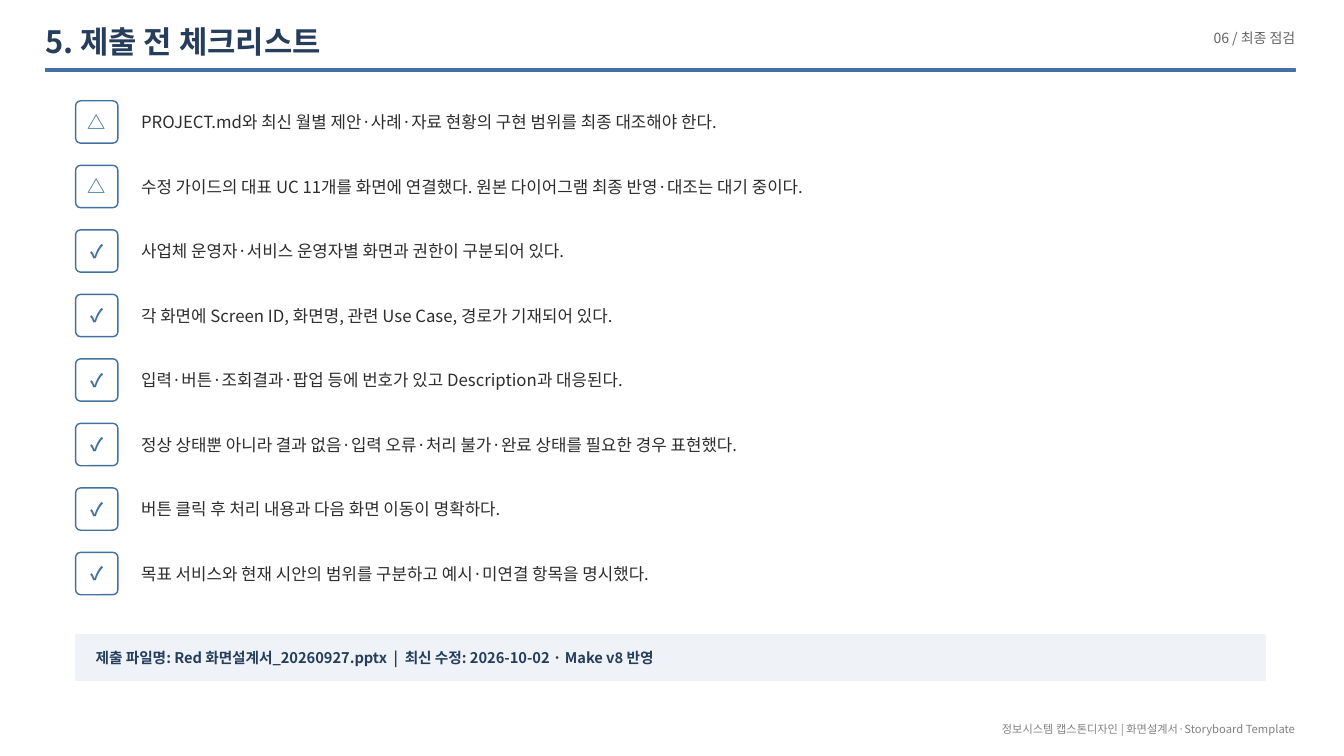
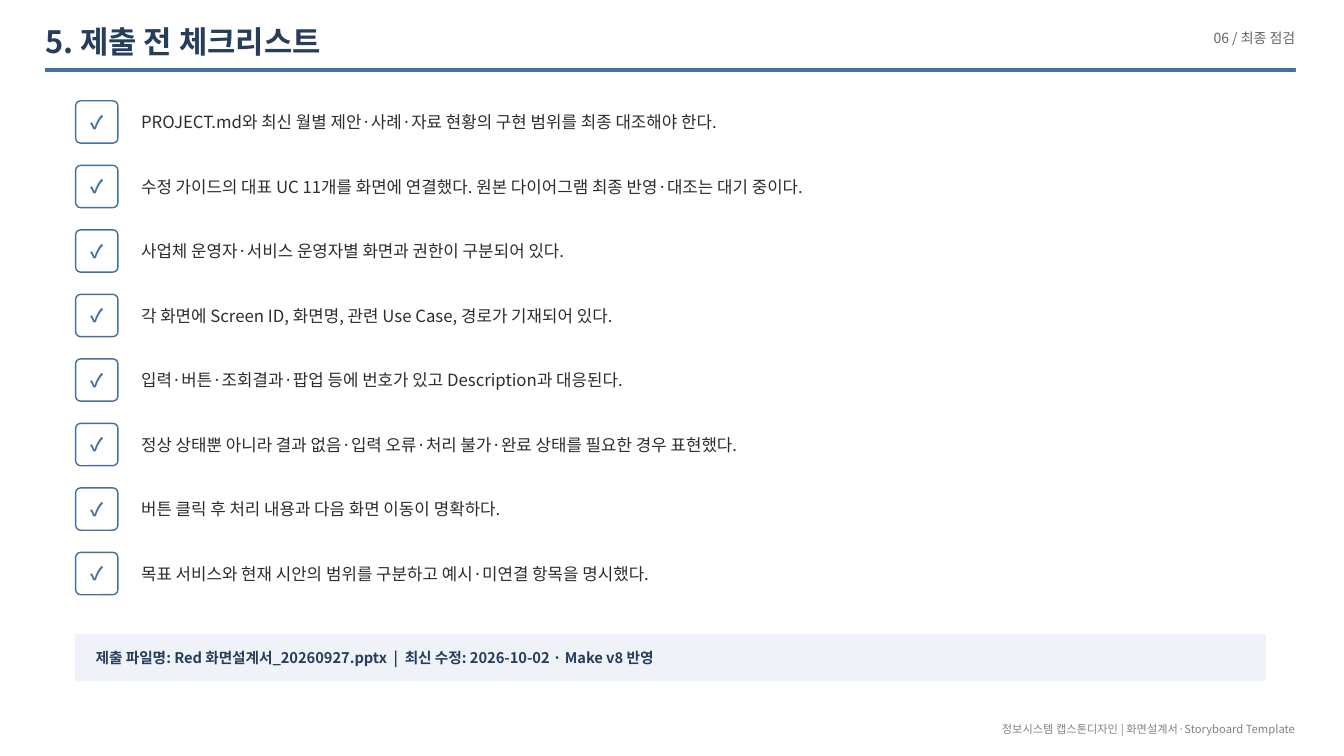
Before and after one commit to LSB-afk/-Information-Systems-Capstone-Design, a slide deck: slide 32 of 00_제출/Red 화면설계서_20261003.pptx. Drawn at 1344x756 pixels with LibreOffice and Linux fonts; fonts in the diff are those of the drawing. Boxes give left, top, right and bottom in pixels: in the first picture for what was removed or moved away, otherwise in the second. Text is boxed around its words. In the diff, an @@ line names an element or a change of style, - is before the commit and + after.

```diff
--- a/00_제출/Red 화면설계서_20261003.pptx
+++ b/00_제출/Red 화면설계서_20261003.pptx
@@ text at [76, 101, 118, 143]: text changed @@
-△
+✓
@@ text at [76, 165, 118, 208]: text changed @@
-△
+✓
```
Also in this commit, not shown: 27 other slides changed, 7 other files.
